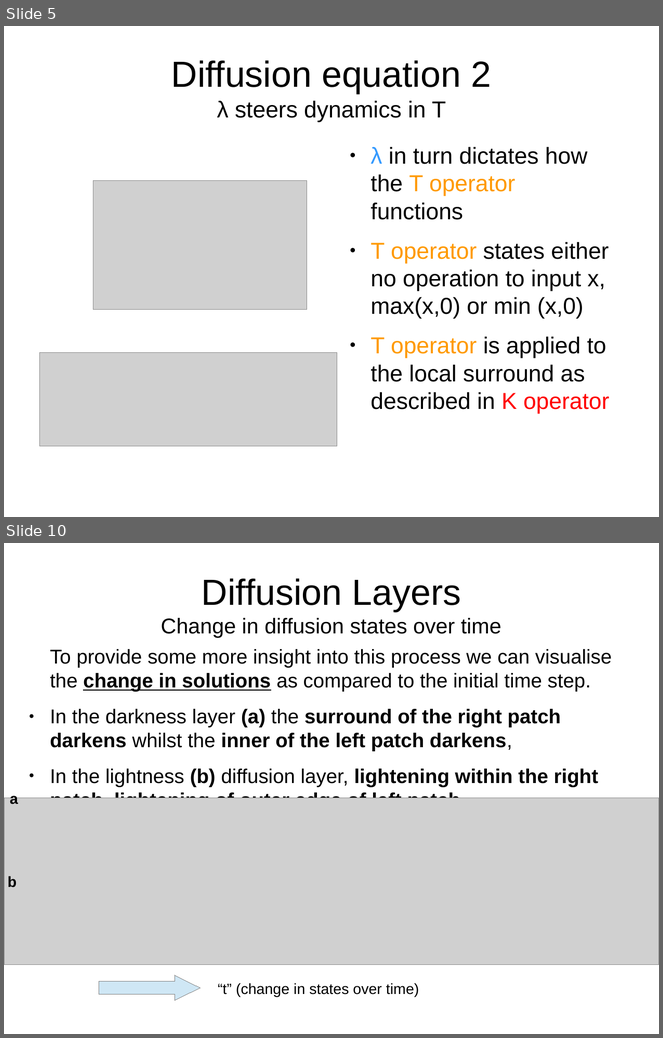
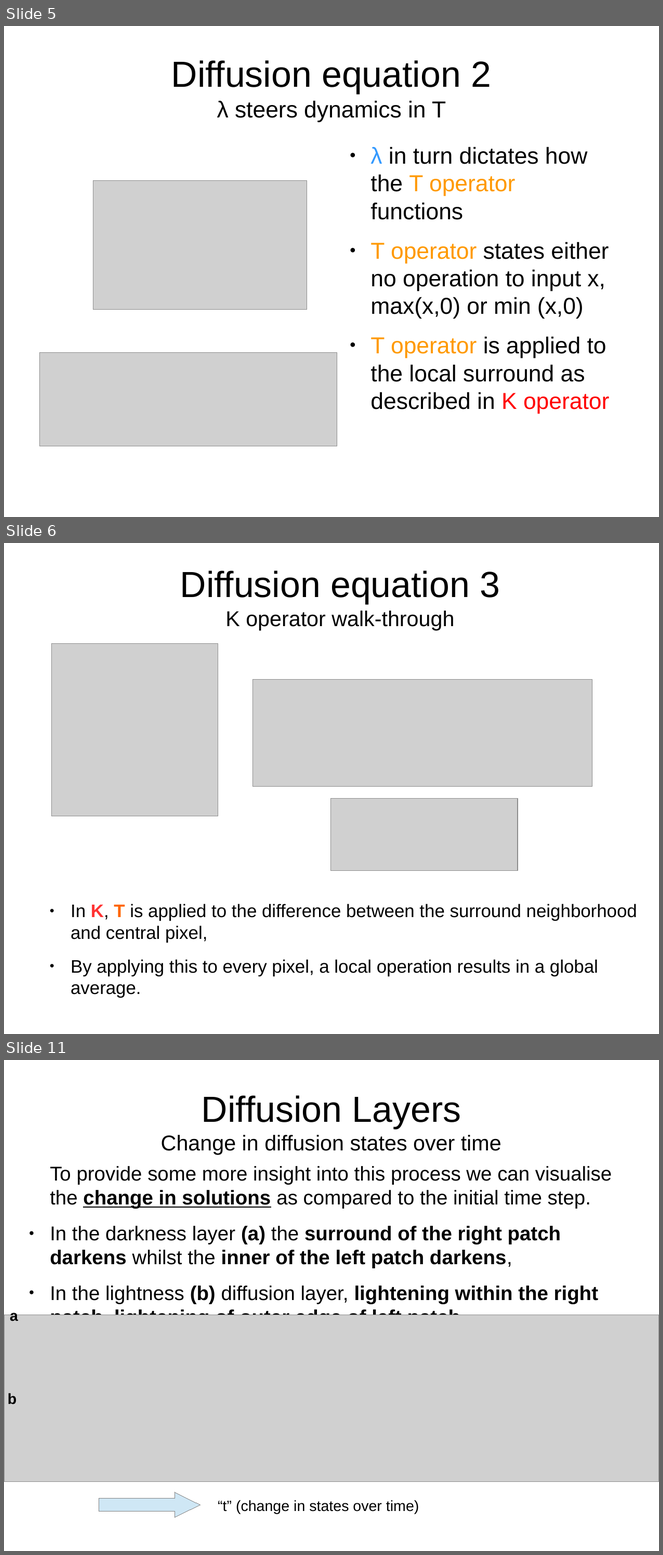
Before and after one commit to TUBvision/contAdapt_francis, a slide deck: Documents/Model descriptions/Dynamic normalization network presentation.odp. Shown one above the other, each under a label of ours: slides 5 and 10 before the commit, slides 5, 6 and 11 after it; the slides between them are not shown. The pictures are 663x1038 and 663x1555 pixels, drawn with LibreOffice and Linux fonts; fonts in the diff are those of the drawing; grey boxes stand for pictures. Boxes give left, top, right and bottom in pixels: in the first picture for what was removed or moved away, otherwise in the second. Text is boxed around its words. In the diff, an @@ line names an element or a change of style, - is before the commit and + after.

```diff
--- a/Documents/Model descriptions/Dynamic normalization network presentation.odp
+++ b/Documents/Model descriptions/Dynamic normalization network presentation.odp
@@ slide 6 added at [4, 543, 659, 1034], background #FFFFFF @@
@@ title added at [180, 571, 500, 630], 26 pt, text #000000 @@
+Diffusion equation 3
+K operator walk-through
@@ picture added at [51, 644, 218, 817] @@
@@ picture added at [253, 680, 593, 787] @@
@@ picture added at [331, 799, 518, 871] @@
@@ text added at [71, 904, 637, 998], 22 pt, text #000000 @@
+● In K, T is applied to the difference between the surround neighborhood and central pixel,
+● By applying this to every pixel, a local operation results in a global average.
@@ what was slide 10 is now slide 11 @@
```
Also in this commit, not shown: 8 slides changed, 1 other file.
